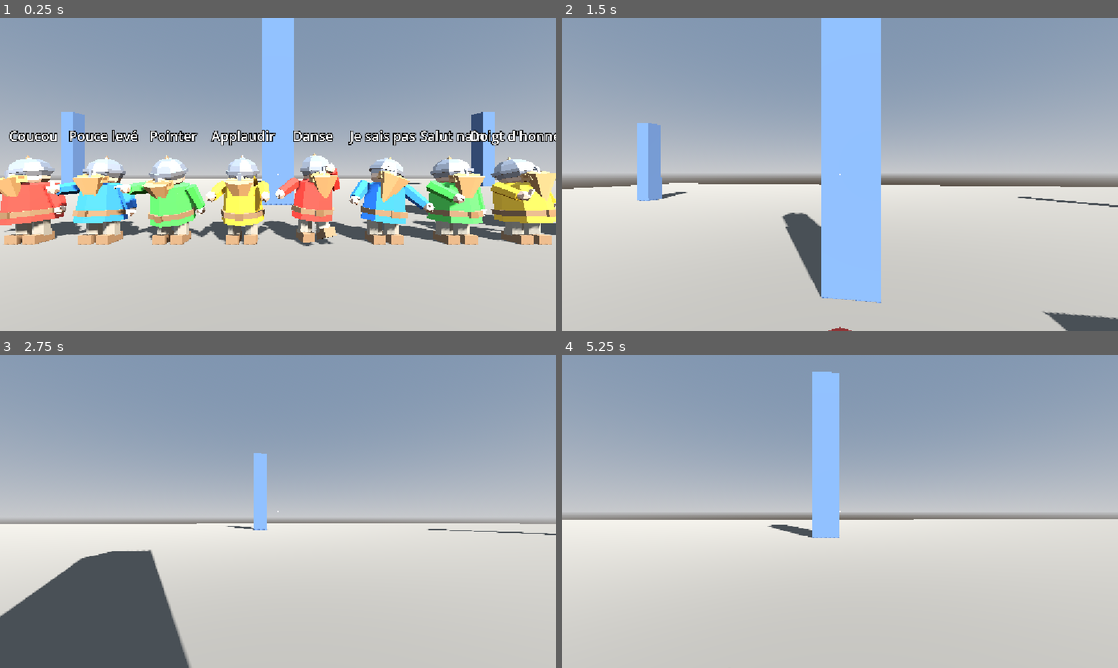
Above: before the commit, frames 1-4 (two rows, left to right).
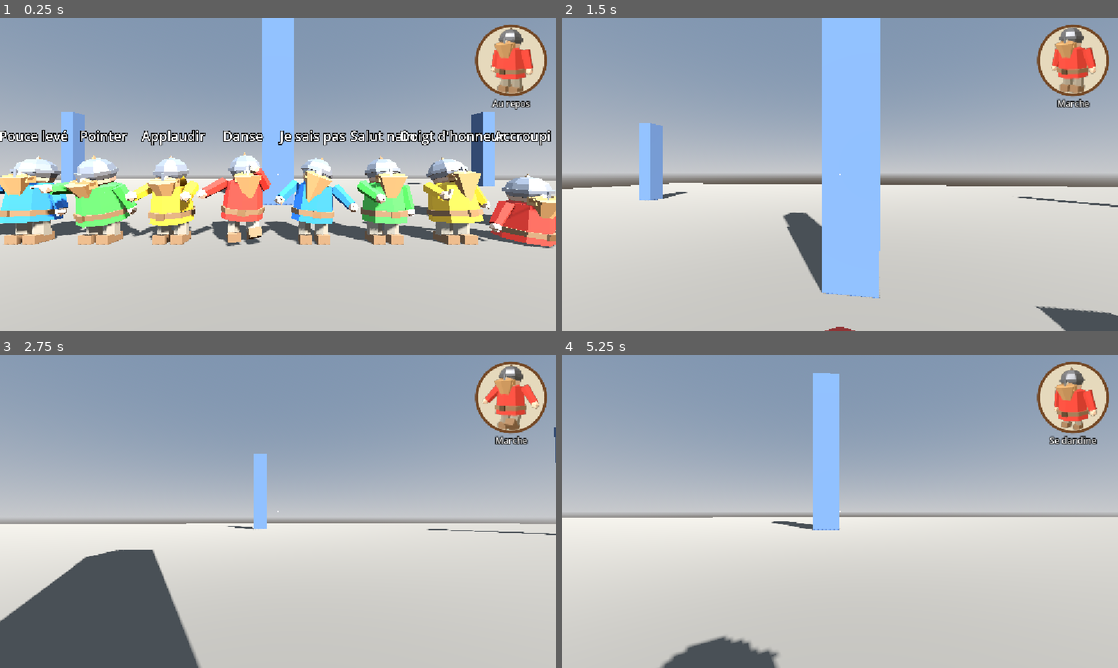
Above: after the commit, the same moments.

Repository: Marchma0/Robot-The-Bot
Game: Godot game, scene res://tests/sandbox_emotes.tscn
Two runs of this game, one before a commit and one after it. Both use one fixed random seed, a clock stepped at 60 frames per second and the inputs below. This scene is started directly instead of the project's main scene.
Inputs (mouse positions are in pixels of both pictures, inside the frame that each line leads up to):
- Up to frame 1 (0.25 s): no input
- Up to frame 2 (1.5 s): move the mouse to (867, 174) at 0.52 s; press the mouse at (867, 174) at 0.53 s; hold W (move_forward) from 0.53 s (still down); tap Space (jump) at 0.77, 1.07 s; tap Ctrl (crouch, bound only after the commit) at 0.8, 1.35 s; move the mouse to (812, 174) at 1.27 s; release the mouse at (812, 174) at 1.28 s
- Up to frame 3 (2.75 s): keep holding W (move_forward); tap Space (jump) at 1.52, 1.55, 1.82, 2.1 s; move the mouse to (289, 505) at 2.02 s; press the mouse at (289, 505) at 2.03 s
- Up to frame 4 (5.25 s): keep holding W (move_forward); move the mouse to (834, 517) at 2.77 s; release the mouse at (834, 517) at 2.78 s; tap B (emote_wheel) at 2.85 s; tap Space (jump) at 3.02, 3.32, 3.77, 3.8, 4.07, 4.52, 4.82 s; tap Ctrl (crouch, bound only after the commit) at 3.05 s; move the mouse to (878, 514) at 3.52 s; press the mouse at (878, 514) at 3.53 s; move the mouse to (795, 508) at 4.27 s; release the mouse at (795, 508) at 4.28 s; tap E (interact) at 4.35 s; click (795, 508) at 4.55 s; move the mouse to (845, 511) at 5.02 s; hold Ctrl (crouch, bound only after the commit) from 5.03 s (still down)

The runs differ from the first frame. In frame 1, 20% of the frame differs, in the area x 0-100%, y 2-74%; in frame 2, 3.7%; in frame 3, 3.3%; in frame 4, 5.2%.

Commit message:
Bulle d'état (portrait animé) et accroupissement (jambes rentrées)
Co-Authored-By: Claude Opus 5.5 <noreply@anthropic.com>

Diff:
--- a/project.godot
+++ b/project.godot
@@ -88,6 +88,12 @@
 , Object(InputEventJoypadButton,"resource_local_to_scene":false,"resource_name":"","device":-1,"button_index":9,"pressure":0.0,"pressed":true,"script":null)
 ]
 }
+crouch={
+"deadzone": 0.2,
+"events": [Object(InputEventKey,"resource_local_to_scene":false,"resource_name":"","device":-1,"window_id":0,"alt_pressed":false,"shift_pressed":false,"ctrl_pressed":false,"meta_pressed":false,"pressed":false,"keycode":0,"physical_keycode":4194326,"key_label":0,"unicode":0,"location":0,"echo":false,"script":null)
+, Object(InputEventJoypadButton,"resource_local_to_scene":false,"resource_name":"","device":-1,"button_index":1,"pressure":0.0,"pressed":true,"script":null)
+]
+}
 pause={
 "deadzone": 0.2,
 "events": [Object(InputEventKey,"resource_local_to_scene":false,"resource_name":"","device":-1,"window_id":0,"alt_press …(195 unchanged characters)…
--- a/scenes/player/dwarf.tscn
+++ b/scenes/player/dwarf.tscn
@@ -6,6 +6,7 @@
 [ext_resource type="Script" path="res://scripts/interaction/interactor.gd" id="4_interactor"]
 [ext_resource type="Script" path="res://scripts/player/dwarf_animator.gd" id="5_animator"]
 [ext_resource type="PackedScene" path="res://scenes/ui/emote_wheel.tscn" id="6_wheel"]
+[ext_resource type="PackedScene" path="res://scenes/ui/state_bubble.tscn" id="7_bubble"]
 
 [sub_resource type="CapsuleShape3D" id="CapsuleShape3D_body"]
 radius = 0.35
@@ -51,12 +52,16 @@
 properties/12/path = NodePath(".:anim_emote_count")
 properties/12/spawn = true
 properties/12/replication_mode = 2
+properties/13/path = NodePath(".:anim_crouching")
+properties/13/spawn = true
+properties/13/replication_mode = 2
 
 [node name="Dwarf" type="CharacterBody3D"]
 script = ExtResource("1_dwarf")
 floor_max_angle = 0.872665
 
 [node name="CollisionShape3D" type="CollisionShape3D" parent="."]
+unique_name_in_owner = true
 transform = Transform3D(1, 0, 0, 0, 1, 0, 0, 0, 1, 0, 0.6, 0)
 shape = SubResource("CapsuleShape3D_body")
 
@@ -130,6 +135,9 @@
 [node name="EmoteWheel" parent="Hud" instance=ExtResource("6_wheel")]
 unique_name_in_owner = true
 
+[node name="StateBubble" parent="Hud" instance=ExtResource("7_bubble")]
+unique_name_in_owner = true
+
 [node name="NameLabel" type="Label3D" parent="."]
 unique_name_in_owner = true
 transform = Transform3D(1, 0, 0, 0, 1, 0, 0, 0, 1, 0, 1.5, 0)
--- /dev/null
+++ b/scenes/ui/state_bubble.tscn
@@ -0,0 +1,96 @@
+[gd_scene format=3]
+
+[ext_resource type="Script" path="res://scripts/ui/state_bubble.gd" id="1_bubble"]
+[ext_resource type="PackedScene" path="res://assets/models/dwarf_body.glb" id="2_body"]
+[ext_resource type="PackedScene" path="res://assets/models/dwarf_head.glb" id="3_head"]
+[ext_resource type="Script" path="res://scripts/player/dwarf_animator.gd" id="4_animator"]
+
+[sub_resource type="Shader" id="Shader_round"]
+code = "shader_type canvas_item;
+
+// Découpe le portrait en disque (bord adouci).
+void fragment() {
+	vec4 color = texture(TEXTURE, UV);
+	color.a *= 1.0 - smoothstep(0.47, 0.5, distance(UV, vec2(0.5)));
+	COLOR = color;
+}
+"
+
+[sub_resource type="ShaderMaterial" id="ShaderMaterial_round"]
+shader = SubResource("Shader_round")
+
+[sub_resource type="Environment" id="Environment_portrait"]
+background_mode = 1
+background_color = Color(0, 0, 0, 0)
+ambient_light_source = 2
+ambient_light_color = Color(1, 0.95, 0.85, 1)
+ambient_light_energy = 0.7
+
+[node name="StateBubble" type="Control"]
+layout_mode = 3
+anchors_preset = 1
+anchor_left = 1.0
+anchor_right = 1.0
+offset_left = -172.0
+offset_top = 14.0
+offset_right = -14.0
+offset_bottom = 200.0
+grow_horizontal = 0
+mouse_filter = 2
+script = ExtResource("1_bubble")
+
+[node name="Portrait" type="SubViewportContainer" parent="."]
+unique_name_in_owner = true
+material = SubResource("ShaderMaterial_round")
+layout_mode = 0
+offset_left = 9.0
+offset_top = 4.0
+offset_right = 149.0
+offset_bottom = 144.0
+mouse_filter = 2
+stretch = true
+
+[node name="SubViewport" type="SubViewport" parent="Portrait"]
+own_world_3d = true
+transparent_bg = true
+handle_input_locally = false
+msaa_3d = 1
+size = Vector2i(140, 140)
+render_target_update_mode = 4
+
+[node name="WorldEnvironment" type="WorldEnvironment" parent="Portrait/SubViewport"]
+environment = SubResource("Environment_portrait")
+
+[node name="Light" type="DirectionalLight3D" parent="Portrait/SubViewport"]
+transform = Transform3D(0.866, 0, -0.5, 0.383, 0.643, 0.663, 0.321, -0.766, 0.556, 0, 2, 2)
+light_energy = 1.2
+
+[node name="Camera" type="Camera3D" parent="Portrait/SubViewport"]
+transform = Transform3D(1, 0, 0, 0, 0.9991, 0.042, 0, -0.042, 0.9991, 0, 0.7, 2.4)
+fov = 30.0
+
+[node name="PuppetModel" parent="Portrait/SubViewport" instance=ExtResource("2_body")]
+unique_name_in_owner = true
+transform = Transform3D(-0.8776, 0, 0.4794, 0, 1, 0, -0.4794, 0, -0.8776, 0, 0, 0)
+
+[node name="HeadBone" type="BoneAttachment3D" parent="Portrait/SubViewport/PuppetModel/DwarfRig/Skeleton3D"]
+bone_name = "head"
+
+[node name="HeadModel" parent="Portrait/SubViewport/PuppetModel/DwarfRig/Skeleton3D/HeadBone" instance=ExtResource("3_head")]
+
+[node name="PuppetAnimator" type="Node" parent="Portrait/SubViewport" node_paths=PackedStringArray("body_model")]
+unique_name_in_owner = true
+script = ExtResource("4_animator")
+body_model = NodePath("../PuppetModel")
+
+[node name="StateLabel" type="Label" parent="."]
+unique_name_in_owner = true
+layout_mode = 0
+offset_top = 150.0
+offset_right = 158.0
+offset_bottom = 180.0
+theme_override_colors/font_outline_color = Color(0, 0, 0, 1)
+theme_override_constants/outline_size = 6
+theme_override_font_sizes/font_size = 18
+text = "Au repos"
+horizontal_alignment = 1
--- a/scripts/player/dwarf.gd
+++ b/scripts/player/dwarf.gd
@@ -31,6 +31,12 @@
 const EYE_FORWARD_LOOKING_DOWN: float = -0.3
 ## Inclinaison vers le bas (rad) à partir de laquelle les yeux sont tout à fait avancés.
 const LOOK_DOWN_FULL: float = deg_to_rad(60.0)
+## Hauteur de la capsule de collision debout / accroupi (m). Accroupi, les jambes rentrent dans le corps.
+const STAND_HEIGHT: float = 1.2
+const CROUCH_HEIGHT: float = 0.72
+## Hauteur des yeux debout / accroupi (m).
+const EYE_HEIGHT: float = 0.95
+const CROUCH_EYE_HEIGHT: float = 0.7
 
 @export var walk_speed: float = 3.5
 @export var ground_acceleration: float = 30.0
@@ -41,6 +47,8 @@
 @export var stick_look_speed: float = 3.0
 ## Vitesse de grimpe à la corde (m/s).
 @export var climb_speed: float = 1.4
+## Vitesse accroupi (m/s).
+@export var crouch_speed: float = 2.0
 
 var peer_id: int = 1
 var slot: int = 0
@@ -69,6 +77,12 @@
 var anim_emote: int = Emotes.NONE
 ## Augmente à chaque emote lancée (permet de rejouer la même emote chez tout le monde).
 var anim_emote_count: int = 0
+## Accroupi (maintenir Ctrl / B). Change aussi la collision du nain, chez tout le monde.
+var anim_crouching: bool = false:
+	set(value):
+		anim_crouching = value
+		if is_node_ready():
+			_apply_crouch_shape()
 
 var _gravity: float = ProjectSettings.get_setting("physics/3d/default_gravity")
 var _spawn_position: Vector3 = Vector3.ZERO
@@ -103,6 +117,8 @@
 @onready var _crosshair: Control = %Crosshair
 @onready var _emote_wheel: EmoteWheel = %EmoteWheel
 @onready var _head_pitch: Node3D = %HeadPitch
+@onready var _body_shape: CollisionShape3D = %CollisionShape3D
+@onready var _state_bubble: StateBubble = %StateBubble
 
 
 func _enter_tree() -> void:
@@ -119,6 +135,9 @@
 	platform_wall_layers = 0
 	platform_on_leave = PLATFORM_ON_LEAVE_DO_NOTHING
 	_apply_slot_visuals()
+	# Chaque nain a sa propre capsule (elle rétrécit quand il s'accroupit).
+	_body_shape.shape = _body_shape.shape.duplicate()
+	_apply_crouch_shape()
 	# Permet à l'hôte de retrouver le nain d'un joueur (validation de portée des commandes).
 	add_to_group(&"dwarves")
 
@@ -127,7 +146,11 @@
 	set_process_unhandled_input(is_local)
 	_camera.current = is_local
 	_hud.visible = is_local
+	if not is_local:
+		# La bulle d'état (portrait 3D) ne sert qu'au joueur local : inutile de la rendre ailleurs.
+		_state_bubble.queue_free()
 	if is_local:
+		_state_bubble.setup(self)
 		player_name = NetworkManager.get_local_player_name()
 		_interactor.add_exception(self)
 		_interactor.set_active(true)
@@ -172,6 +195,9 @@
 		# regarder par-dessus le ventre (sinon le haut de la tunique bouche tout l'écran).
 		var looking_down: float = clampf(-_head.rotation.x / LOOK_DOWN_FULL, 0.0, 1.0)
 		_head.position.z = lerpf(EYE_FORWARD, EYE_FORWARD_LOOKING_DOWN, looking_down)
+		# Les yeux descendent / remontent en douceur quand on s'accroupit / se relève.
+		var eye_height: float = CROUCH_EYE_HEIGHT if anim_crouching else EYE_HEIGHT
+		_head.position.y = move_toward(_head.position.y, eye_height, _delta * 2.5)
 	# Dehors : le mécha a pu bouger depuis la dernière frame physique (son script, ou la
 	# synchronisation réseau chez un client). On se replace à chaque image affichée, sinon
 	# le nain est emporté une image sur deux (secousses).
@@ -210,8 +236,9 @@
 	up_direction = Vector3.UP if _was_outside else global_basis.y.normalized()
 	var vertical: Vector3 = up_direction * velocity.dot(up_direction)
 	var horizontal: Vector3 = velocity - vertical
+	_update_crouch()
 	var input: Vector2 = Input.get_vector("move_left", "move_right", "move_forward", "move_back")
-	var wish: Vector3 = global_basis * Vector3(input.x, 0.0, input.y) * walk_speed
+	var wish: Vector3 = global_basis * Vector3(input.x, 0.0, input.y) * (crouch_speed if anim_crouching else walk_speed)
 	var beam: TractorBeam = _find_beam()
 	# Arrivé en bas d'un rayon qui descend : on est posé au sol, la gravité normale reprend.
 	if beam != null and not beam.going_up and not beam.is_travelling(global_position):
@@ -229,7 +256,7 @@
 		anim_floating = false
 		if is_on_floor():
 			vertical = Vector3.ZERO
-			if Input.is_action_just_pressed("jump"):
+			if Input.is_action_just_pressed("jump") and not anim_crouching:
 				vertical = up_direction * jump_velocity
 		else:
 			vertical -= up_direction * _gravity * delta
@@ -281,6 +308,7 @@
 	anim_holding = false
 	anim_floating = false
 	anim_climbing = false
+	anim_crouching = false
 	var move: Vector2 = Input.get_vector("move_left", "move_right", "move_back", "move_forward")
 	seat.submit_controls.rpc_id(1, move, _seat_look + stick_look)
 	_seat_look = Vector2.ZERO
@@ -313,6 +341,7 @@
 	global_position = rope.point_at(rope_height) + back.normalized() * CLIMB_DISTANCE
 	velocity = Vector3.ZERO
 	anim_climbing = true
+	anim_crouching = false
 	anim_speed = absf(climb_input) * climb_speed
 	anim_floating = false
 	anim_airborne = false
@@ -395,13 +424,39 @@
 	if anim_emote != Emotes.NONE:
 		_emote_time -= delta
 		var moving: bool = Input.get_vector("move_left", "move_right", "move_forward", "move_back").length() > 0.1 \
-			or Input.is_action_just_pressed("jump")
+			or Input.is_action_just_pressed("jump") or Input.is_action_just_pressed("crouch")
 		# Un geste s'arrête tout seul ; la danse s'arrête dès qu'on bouge.
 		if busy or _emote_time <= 0.0 or (Emotes.is_loop(anim_emote) and moving):
 			anim_emote = Emotes.NONE
 
 
+## S'accroupir tant que Ctrl / B est maintenu ; on ne se relève que s'il y a la place.
+func _update_crouch() -> void:
+	var wanted: bool = Input.is_action_pressed("crouch")
+	if wanted and not anim_crouching:
+		anim_crouching = true
+		if Emotes.is_loop(anim_emote):
+			anim_emote = Emotes.NONE   # on ne danse pas accroupi
+	elif not wanted and anim_crouching and _can_stand():
+		anim_crouching = false
+
+
+## Vrai si rien n'empêche de se relever (plafond, table…).
+func _can_stand() -> bool:
+	return not test_move(global_transform, up_direction * (STAND_HEIGHT - CROUCH_HEIGHT + 0.02))
+
+
+func _apply_crouch_shape() -> void:
+	var capsule: CapsuleShape3D = _body_shape.shape as CapsuleShape3D
+	capsule.height = CROUCH_HEIGHT if anim_crouching else STAND_HEIGHT
+	_body_shape.position.y = capsule.height / 2.0
+
+
 func _play_emote(index: int) -> void:
+	if Emotes.is_loop(index) and anim_crouching:
+		if not _can_stand():
+			return   # pas la place de se relever pour danser
+		anim_crouching = false
 	anim_emote = index
 	anim_emote_count += 1
 	_emote_time = INF if Emotes.is_loop(index) else float(Emotes.LIST[index]["duration"])
@@ -433,16 +488,22 @@
 	_head.rotation.x = clampf(_head.rotation.x + delta.y, -MAX_PITCH, MAX_PITCH)
 
 
-func _apply_slot_visuals() -> void:
-	# La couleur du joueur remplace le matériau "Tunic" du modèle Blender.
+## Donne la couleur du joueur (matériau "Tunic" du modèle Blender) à un modèle de nain
+## (le sien, ou celui du portrait de la bulle d'état).
+func tint_model(model: Node3D) -> void:
 	var tunic: StandardMaterial3D = StandardMaterial3D.new()
 	tunic.albedo_color = SLOT_COLORS[slot % SLOT_COLORS.size()]
 	tunic.roughness = 0.8
-	for mesh: MeshInstance3D in _model_meshes():
+	for mesh: MeshInstance3D in _meshes_of(model):
 		for i: int in mesh.get_surface_override_material_count():
 			var source: Material = mesh.mesh.surface_get_material(i)
 			if source and source.resource_name == TUNIC_MATERIAL:
 				mesh.set_surface_override_material(i, tunic)
+
+
+func _apply_slot_visuals() -> void:
+	tint_model(_body_model)
+	tint_model(_head_model)
 	_update_name_label()
 
 
--- a/scripts/player/dwarf_animator.gd
+++ b/scripts/player/dwarf_animator.gd
@@ -12,13 +12,20 @@
 ##   gesture = OneShot filtré sur le haut du corps (emotes « geste », jouables en marchant) ;
 ##             les emotes en boucle (danse) sont des états de la machine
 
-const LOOPING: Array[StringName] = [&"idle", &"walk", &"float", &"climb", &"emote_dance"]
+const LOOPING: Array[StringName] = [&"idle", &"walk", &"float", &"climb", &"emote_dance", &"crouch", &"crouch_walk"]
 const STATE_ANIMATIONS: Dictionary[StringName, StringName] = {
 	&"idle": &"idle", &"walk": &"walk", &"air": &"jump", &"sit": &"sit",
 	&"float": &"float", &"climb": &"climb", &"dance": &"emote_dance",
+	&"crouch": &"crouch", &"crouch_walk": &"crouch_walk",
+}
+## Texte affiché dans la bulle d'état pour chaque état de base.
+const STATE_LABELS: Dictionary[StringName, String] = {
+	&"idle": "Au repos", &"walk": "Marche", &"air": "Saute", &"sit": "Assis",
+	&"float": "Flotte", &"climb": "Grimpe", &"dance": "Danse",
+	&"crouch": "Accroupi", &"crouch_walk": "Se dandine",
 }
 ## États dont la vitesse de lecture suit la vitesse du nain (marche, grimpe).
-const SCALED_STATES: Array[StringName] = [&"walk", &"climb"]
+const SCALED_STATES: Array[StringName] = [&"walk", &"climb", &"crouch_walk"]
 ## Os animés par la couche haut du corps (tenir / appuyer).
 const ARM_TRACK: NodePath = ^"DwarfRig/Skeleton3D:arm_R"
 ## Os animés par les gestes (emotes) : tout le haut du corps, doigts compris.
@@ -38,7 +45,8 @@
 @export var walk_reference_speed: float = 2.0
 ## Vitesse de grimpe (m/s) à laquelle l'animation "climb" joue à vitesse normale.
 @export var climb_reference_speed: float = 1.4
-## Bac à sable : force un état ("idle", "walk", "air", "sit", "float", "climb", "grab", "press"), sinon vide.
+## Bac à sable : force un état ("idle", "walk", "air", "sit", "float", "climb", "crouch", "crouch_walk",
+## "grab", "press"), sinon vide.
 @export var preview_state: String = ""
 ## Bac à sable : rejoue cette emote (index dans Emotes.LIST) toutes les 2,5 s, -1 = non.
 @export var preview_emote: int = Emotes.NONE
@@ -50,6 +58,11 @@
 var _preview_timer: float = 0.0
 var _last_emote_count: int = 0
 var _gesture_playing: bool = false
+var _gesture_label: String = ""
+var _gesture_time: float = 0.0
+
+## Ce que fait le nain, en mots (lu par la bulle d'état).
+var state_label: String = "Au repos"
 
 
 func _ready() -> void:
@@ -67,6 +80,8 @@
 
 func _process(delta: float) -> void:
 	# Purement visuel : lit l'état et pilote l'AnimationTree.
+	if dwarf == null:
+		return
 	var speed: float = dwarf.anim_speed
 	var airborne: bool = dwarf.anim_airborne
 	var seated: bool = dwarf.anim_seated
@@ -76,6 +91,7 @@
 	var climbing: bool = dwarf.anim_climbing
 	var emote: int = dwarf.anim_emote
 	var emote_count: int = dwarf.anim_emote_count
+	var crouching: bool = dwarf.anim_crouching
 	if preview_state != "":
 		_preview_timer += delta
 		speed = walk_reference_speed if preview_state == "walk" else 0.0
@@ -86,6 +102,9 @@
 		holding = preview_state == "grab"
 		floating = preview_state == "float"
 		climbing = preview_state == "climb"
+		crouching = preview_state in ["crouch", "crouch_walk"]
+		if preview_state == "crouch_walk":
+			speed = 1.2
 		press_count = int(_preview_timer / 1.2) if preview_state == "press" else 0
 	if preview_emote != Emotes.NONE:
 		_preview_timer += delta
@@ -101,6 +120,8 @@
 		target = &"climb"
 	elif floating:
 		target = &"float"
+	elif crouching:
+		target = &"crouch_walk" if speed > WALK_THRESHOLD else &"crouch"
 	elif airborne:
 		target = &"air"
 	elif speed > WALK_THRESHOLD:
@@ -110,6 +131,7 @@
 	_tree.set("parameters/base/walk/scale/scale", clampf(speed / walk_reference_speed, 0.6, 2.0))
 	# À l'arrêt sur la corde, l'animation de grimpe se fige.
 	_tree.set("parameters/base/climb/scale/scale", clampf(speed / climb_reference_speed, 0.0, 2.0))
+	_tree.set("parameters/base/crouch_walk/scale/scale", clampf(speed / 1.2, 0.6, 2.0))
 
 	_grab_amount = move_toward(_grab_amount, 1.0 if holding else 0.0, delta * 6.0)
 	_tree.set("parameters/grab/blend_amount", _grab_amount)
@@ -125,9 +147,16 @@
 			_tree.set("parameters/gesture_pick/transition_request", String(Emotes.LIST[emote]["animation"]))
 			_tree.set("parameters/gesture/request", AnimationNodeOneShot.ONE_SHOT_REQUEST_FIRE)
 			_gesture_playing = true
+			_gesture_label = Emotes.LIST[emote]["label"]
+			_gesture_time = float(Emotes.LIST[emote]["duration"])
 	elif _gesture_playing and not Emotes.is_valid(emote):
 		_tree.set("parameters/gesture/request", AnimationNodeOneShot.ONE_SHOT_REQUEST_FADE_OUT)
 		_gesture_playing = false
+		_gesture_time = 0.0
+
+	# Texte de la bulle : le geste en cours a la priorité sur l'état de base.
+	_gesture_time -= delta
+	state_label = _gesture_label if _gesture_time > 0.0 else STATE_LABELS.get(target, "")
 
 
 func _build_tree() -> AnimationNodeBlendTree:
--- /dev/null
+++ b/scripts/ui/state_bubble.gd
@@ -0,0 +1,43 @@
+class_name StateBubble
+extends Control
+## Bulle d'état en haut à droite de l'écran (joueur local uniquement) : un mini-portrait
+## animé de son propre nain, qui joue la même animation que lui (repos, marche, emote…),
+## et le nom de l'état en dessous.
+## Le portrait est une petite scène 3D à part (SubViewport avec son propre monde) :
+## une copie du modèle du nain, pilotée par un DwarfAnimator branché sur le vrai nain.
+
+const COLOR_DISC: Color = Color(0.93, 0.87, 0.74, 0.92)
+const COLOR_RING: Color = Color(0.45, 0.28, 0.14, 1.0)
+const RING_WIDTH: float = 5.0
+
+@onready var _portrait: SubViewportContainer = %Portrait
+@onready var _puppet_model: Node3D = %PuppetModel
+@onready var _puppet_animator: DwarfAnimator = %PuppetAnimator
+@onready var _label: Label = %StateLabel
+
+
+## Branche le portrait sur le nain local (appelé par le nain).
+func setup(dwarf: Dwarf) -> void:
+	_puppet_animator.dwarf = dwarf
+	_puppet_animator.set_process(true)
+	dwarf.tint_model(_puppet_model)
+
+
+func _ready() -> void:
+	# Pas de nain tant que setup() n'a pas été appelé.
+	if _puppet_animator.dwarf == null:
+		_puppet_animator.set_process(false)
+
+
+func _process(_delta: float) -> void:
+	_label.text = _puppet_animator.state_label
+	queue_redraw()
+
+
+func _draw() -> void:
+	# Disque de fond + anneau autour du portrait (le portrait est découpé en rond par son shader).
+	var rect: Rect2 = _portrait.get_rect()
+	var center: Vector2 = rect.get_center()
+	var radius: float = rect.size.x / 2.0
+	draw_circle(center, radius, COLOR_DISC)
+	draw_arc(center, radius + RING_WIDTH / 2.0 - 1.0, 0.0, TAU, 48, COLOR_RING, RING_WIDTH, true)
--- a/tests/sandbox_emotes.gd
+++ b/tests/sandbox_emotes.gd
@@ -1,15 +1,25 @@
 extends Node3D
 ## Bac à sable des emotes : une rangée de nains de démonstration qui rejouent chacun
-## une emote, devant le nain jouable "1" (maintenir B / LB pour ouvrir la roue).
+## une emote, plus deux nains accroupis, devant le nain jouable "1"
+## (maintenir B / LB pour la roue, Ctrl / B manette pour s'accroupir ; bulle d'état en haut à droite).
+
+const EXTRA_STATES: Array[String] = ["crouch", "crouch_walk"]
 
 
 func _ready() -> void:
 	var dwarf_scene: PackedScene = load("res://scenes/player/dwarf.tscn")
-	for i: int in Emotes.count():
+	var count: int = Emotes.count() + EXTRA_STATES.size()
+	for i: int in count:
 		var demo: Dwarf = dwarf_scene.instantiate()
 		demo.setup(100 + i, i % 4)       # peer fictif : pas d'autorité locale, donc pas de contrôle
-		demo.position = Vector3(-3.5 + i * 1.0, 0.0, -3.0)
+		demo.position = Vector3(-(count - 1) / 2.0 + i * 1.0, 0.0, -3.0)
 		demo.rotation.y = PI
 		add_child(demo)
-		(demo.get_node("Animator") as DwarfAnimator).preview_emote = i
-		(demo.get_node("%NameLabel") as Label3D).text = Emotes.LIST[i]["label"]
+		var animator: DwarfAnimator = demo.get_node("Animator")
+		var label: Label3D = demo.get_node("%NameLabel")
+		if i < Emotes.count():
+			animator.preview_emote = i
+			label.text = Emotes.LIST[i]["label"]
+		else:
+			animator.preview_state = EXTRA_STATES[i - Emotes.count()]
+			label.text = "Accroupi" if animator.preview_state == "crouch" else "Se dandine"
Binary file changed: assets/models/dwarf_body.glb
Not shown, added: scripts/ui/state_bubble.gd.uid
Not shown, changed: blender/dwarf.blend
Not shown, changed: docs/decisions.md
